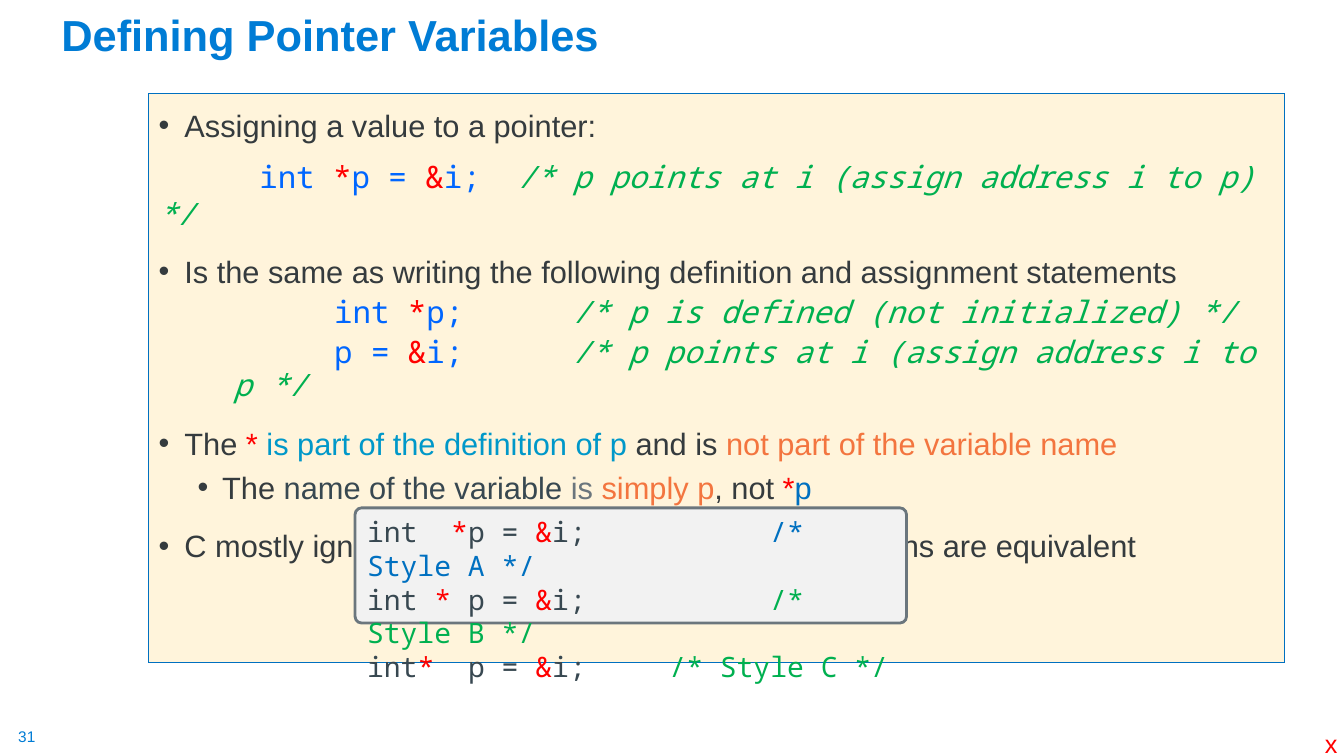
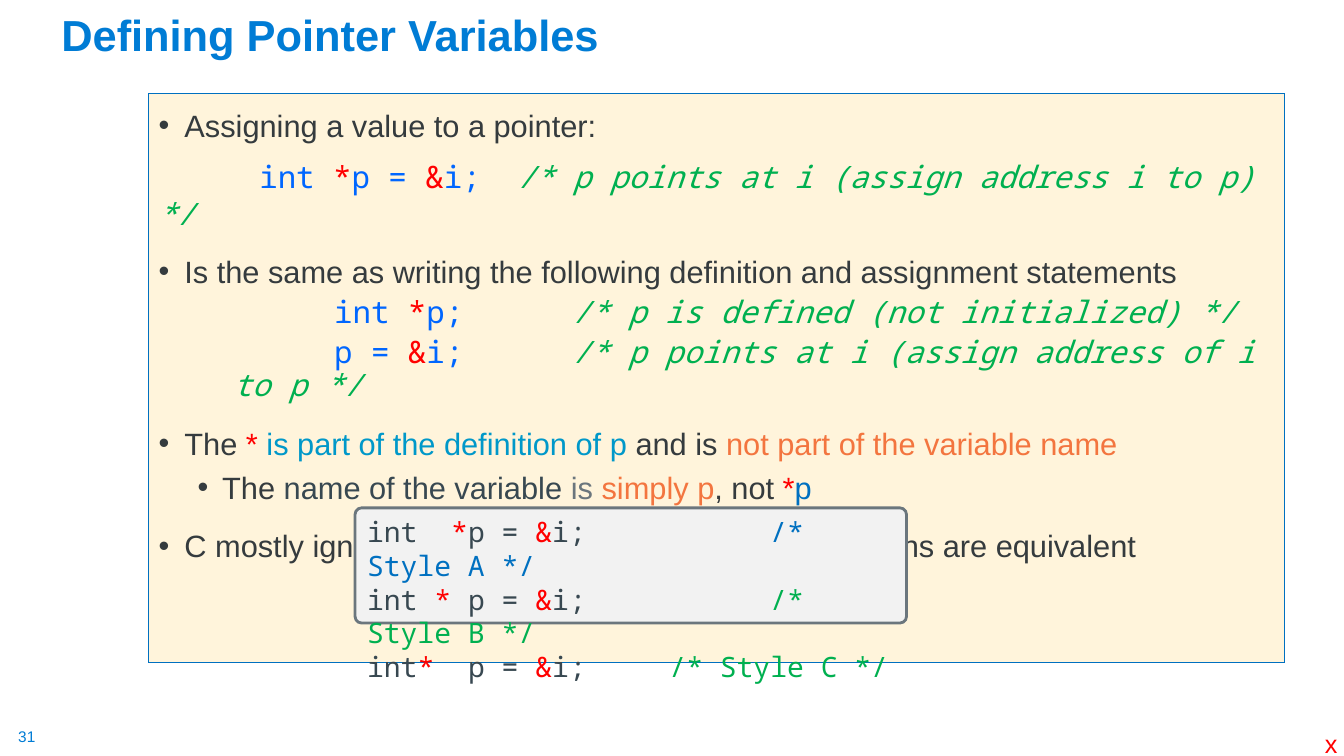
Before and after one commit to cse30-sp24/Muller-Slides, a slide deck: slide 31 of Lecture-5.pptx. Drawn at 1344x756 pixels with LibreOffice and Linux fonts; fonts in the diff are those of the drawing. Boxes give left, top, right and bottom in pixels: in the first picture for what was removed or moved away, otherwise in the second. Text is boxed around its words. In the diff, an @@ line names an element or a change of style, - is before the commit and + after.

```diff
--- a/Lecture-5.pptx
+++ b/Lecture-5.pptx
@@ text at [233, 339, 1255, 404]: text changed @@
-    p = &i; /* p points at i (assign address i to p */
+    p = &i; /* p points at i (assign address of i to p */
```
Also in this commit, not shown: 7 other slides changed, 23 slides removed, 1 other file.
